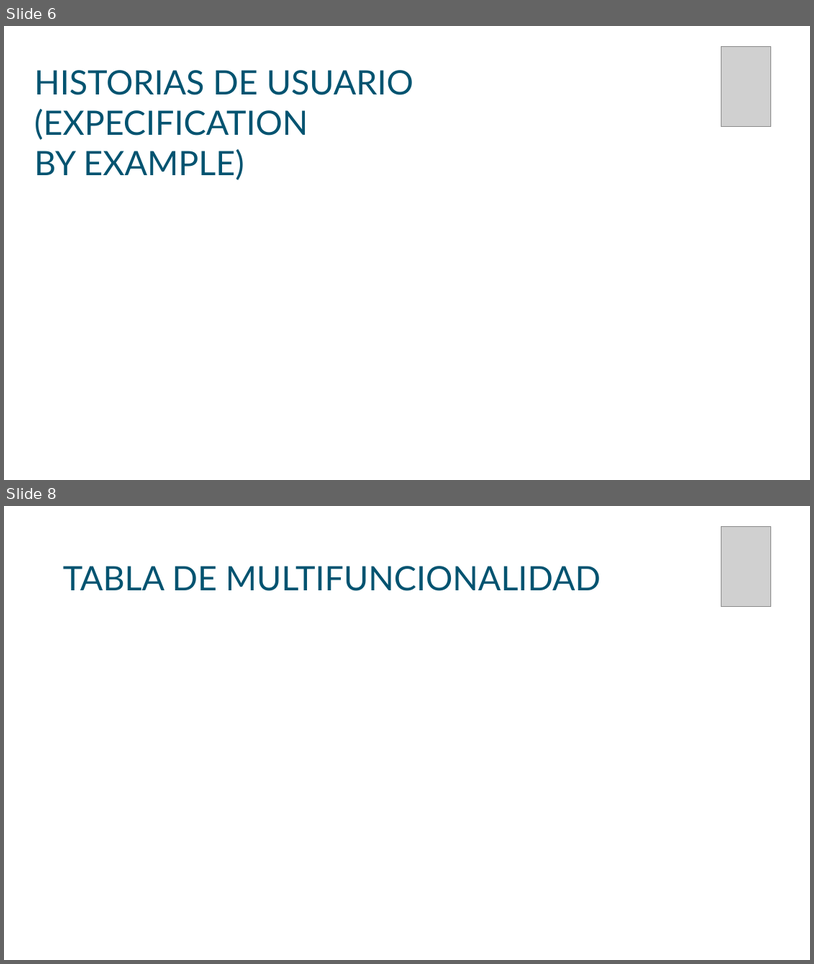
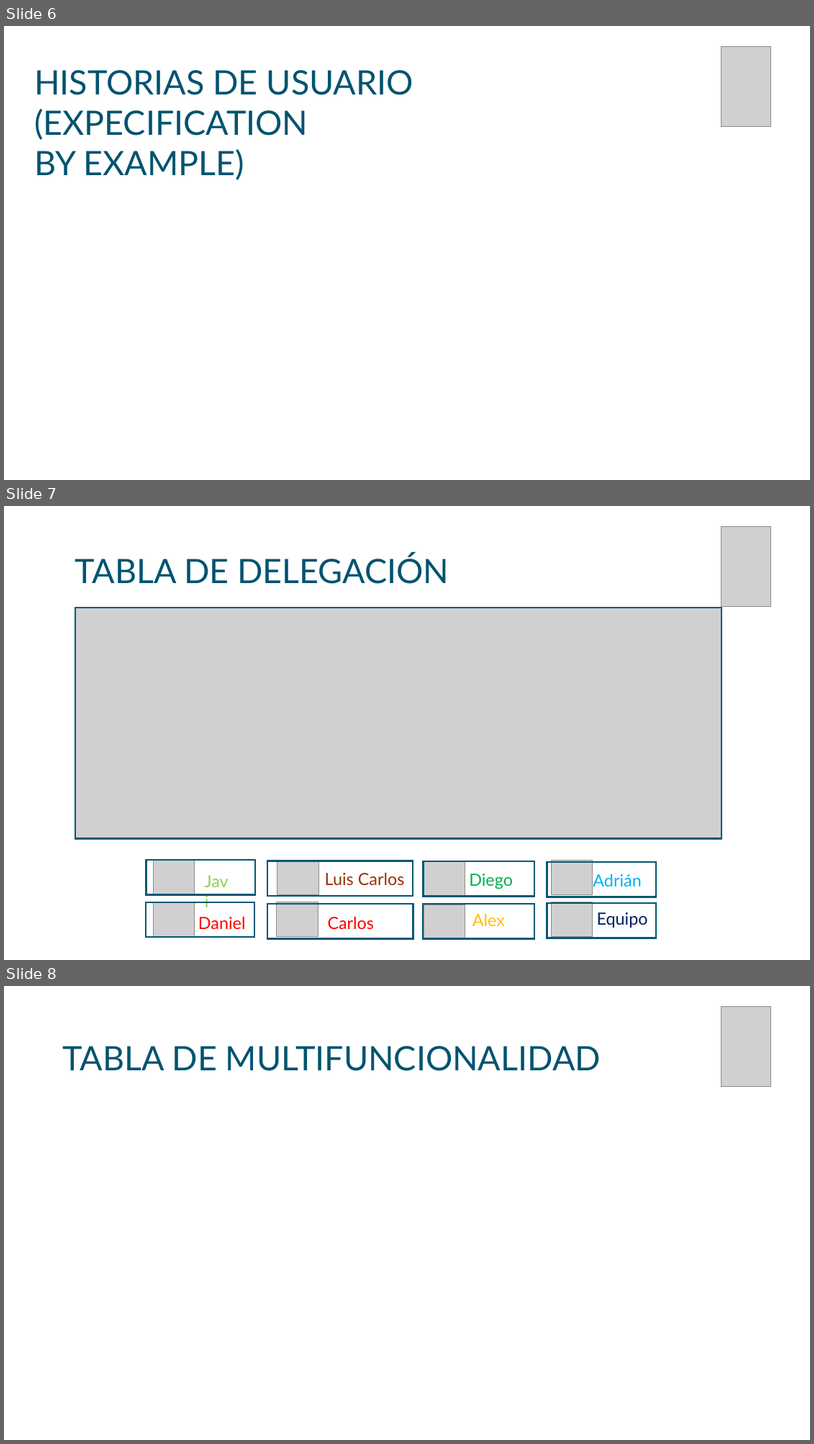
Before and after one commit to Frostqui/MP, a slide deck: Sprint 2/PPT 2.0.ppt. Shown one above the other, each under a label of ours: slides 6 and 8 before the commit, slides 6, 7 and 8 after it; the slides between them are not shown. The pictures are 814x964 and 814x1444 pixels, drawn with LibreOffice and Linux fonts; fonts in the diff are those of the drawing; grey boxes stand for pictures; background and template pictures are left out. Boxes give left, top, right and bottom in pixels: in the first picture for what was removed or moved away, otherwise in the second. Text is boxed around its words. In the diff, an @@ line names an element or a change of style, - is before the commit and + after.

```diff
--- a/Sprint 2/PPT 2.0.ppt
+++ b/Sprint 2/PPT 2.0.ppt
@@ slide 7 added at box(4, 506, 810, 960), background picture (left out) @@
@@ picture added at box(722, 527, 771, 607) @@
@@ text added at box(75, 554, 449, 584), 40 pt, text #025370 @@
+TABLA DE DELEGACIÓN
@@ picture added at box(75, 607, 722, 838) @@
@@ rectangle added at box(75, 608, 722, 839), outline #005878 2.01 pt @@
@@ rectangle added at box(146, 860, 255, 895), outline #005878 2.01 pt @@
@@ picture added at box(153, 860, 195, 894) @@
@@ text added at box(198, 867, 237, 894), 20 pt, text #92D050 @@
+Javi
@@ rectangle added at box(268, 860, 413, 896), outline #005878 2.01 pt @@
@@ picture added at box(277, 860, 319, 895) @@
@@ text added at box(325, 872, 405, 885), 20 pt, text #993300 @@
+Luis Carlos
@@ picture added at box(424, 860, 466, 895) @@
@@ rectangle added at box(424, 861, 535, 896), outline #005878 2.01 pt @@
@@ rectangle added at box(547, 862, 656, 896), outline #005878 2.01 pt @@
@@ picture added at box(551, 860, 593, 894) @@
@@ text added at box(469, 873, 513, 889), 20 pt, text #00B050 @@
+Diego
@@ text added at box(593, 873, 641, 886), 20 pt, text #00B0F0 @@
+Adrián
@@ rectangle added at box(145, 902, 255, 937), outline #005878 2.01 pt @@
@@ picture added at box(153, 902, 195, 937) @@
@@ text added at box(198, 916, 246, 929), 20 pt, text #FF0000 @@
+Daniel
@@ rectangle added at box(268, 903, 413, 938), outline #005878 2.01 pt @@
@@ picture added at box(277, 902, 319, 937) @@
@@ text added at box(328, 916, 375, 929), 20 pt, text #FF0000 @@
+Carlos
@@ rectangle added at box(423, 903, 535, 938), outline #005878 2.01 pt @@
@@ picture added at box(424, 904, 466, 939) @@
@@ text added at box(473, 913, 505, 926), 20 pt, text #FFC000 @@
+Alex
@@ rectangle added at box(547, 903, 656, 937), outline #005878 2.01 pt @@
@@ picture added at box(551, 902, 593, 937) @@
@@ text added at box(597, 912, 648, 927), 20 pt, text #002060 @@
+Equipo
```
Also in this commit, not shown: 2 other slides added, 3 slides removed, 32 other files.
